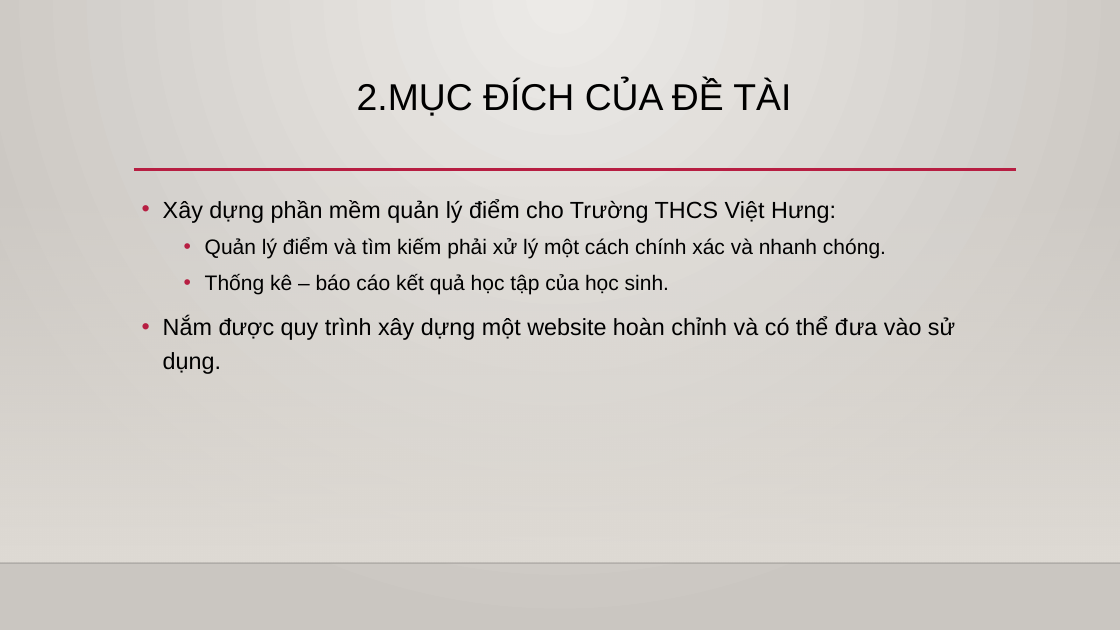
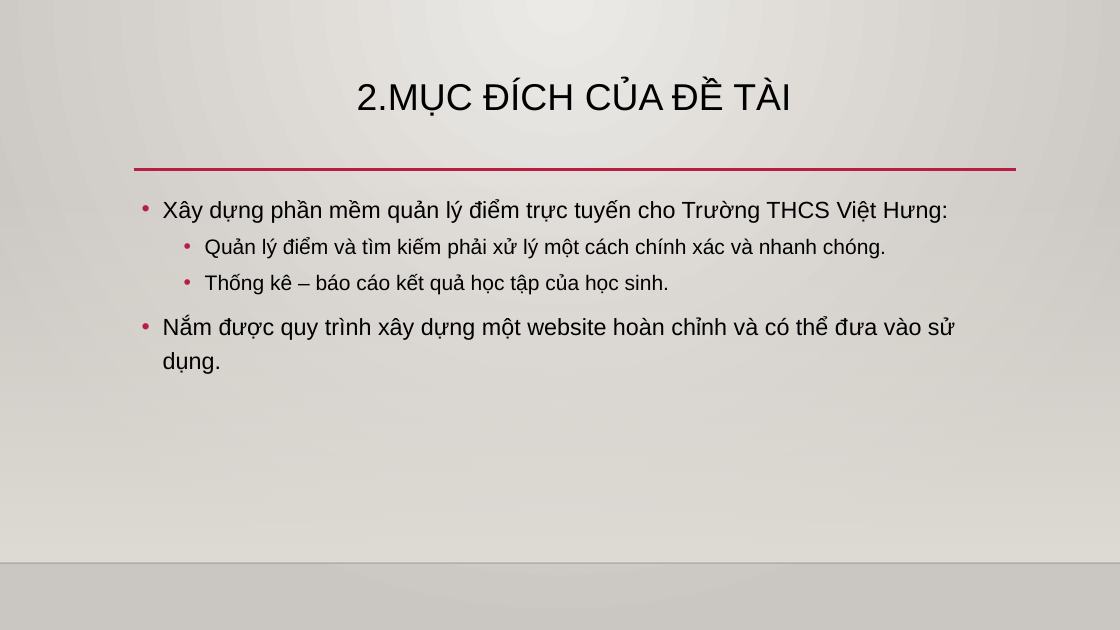
Before and after one commit to truongbanghia/quanly-diem, a slide deck: slide 4 of TTCN.pptx. Drawn at 1120x630 pixels with LibreOffice and Linux fonts; fonts in the diff are those of the drawing; background and template pictures are left out. Boxes give left, top, right and bottom in pixels: in the first picture for what was removed or moved away, otherwise in the second. Text is boxed around its words. In the diff, an @@ line names an element or a change of style, - is before the commit and + after.

```diff
--- a/TTCN.pptx
+++ b/TTCN.pptx
@@ text at (163,199,948,223): text changed @@
-• Xây dựng phần mềm quản lý điểm cho Trường THCS Việt Hưng:
+• Xây dựng phần mềm quản lý điểm trực tuyến cho Trường THCS Việt Hưng:
```
Also in this commit, not shown: 1 other slide changed, 2 other files.
